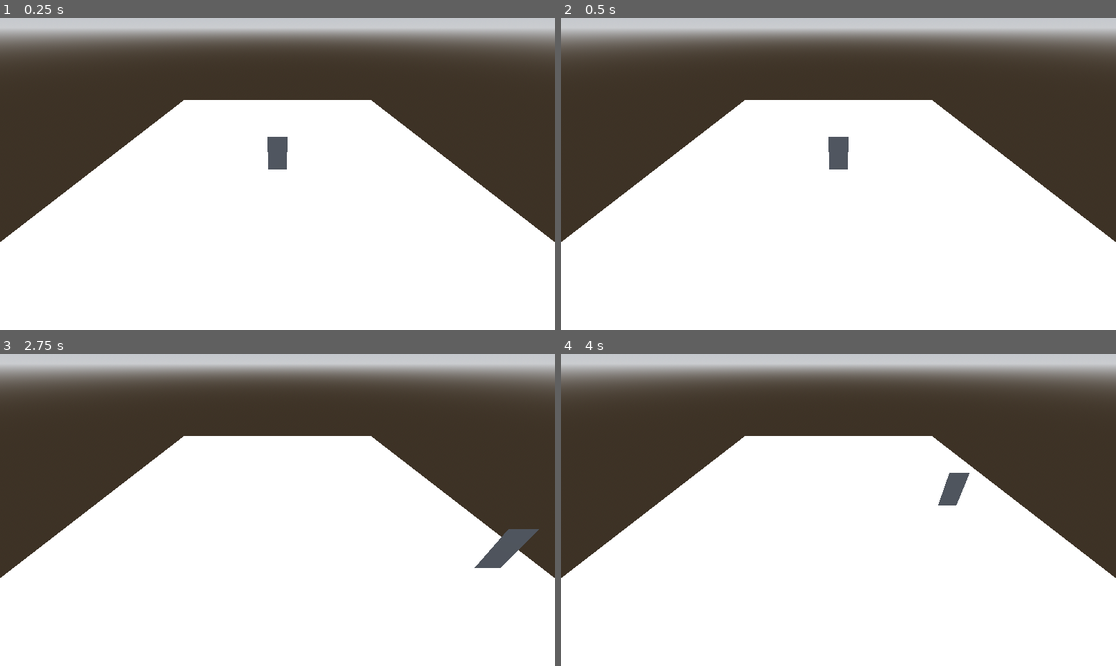
Above: before the commit, frames 1-4 (two rows, left to right).
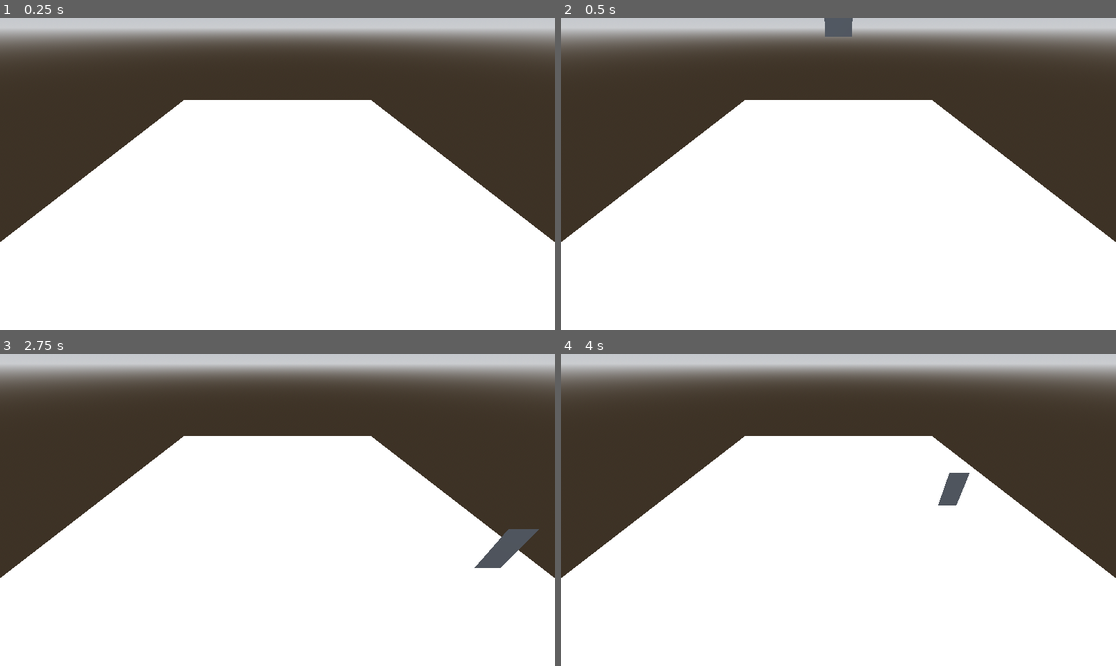
Above: after the commit, the same moments.

Repository: chroma2610/Dial-Up
Game: Godot game, scene res://main.tscn
Two runs of this game, one before a commit and one after it. Both use one fixed random seed, a clock stepped at 60 frames per second and the inputs below.
Inputs:
- Up to frame 1 (0.25 s): no input
- Up to frame 2 (0.5 s): no input
- Up to frame 3 (2.75 s): tap Enter (ui_accept) at 0.5, 0.77, 1.52 s; hold Right (ui_right) 0.53-1.28 s; hold Down (ui_down) 1.28-2.03 s; hold Right (ui_right) from 2.03 s (still down)
- Up to frame 4 (4 s): release Right (ui_right) at 2.78 s; hold Up (ui_up) 2.78-3.53 s; tap Enter (ui_accept) at 3.02, 3.77 s; hold Left (ui_left) from 3.53 s (still down)

The runs differ from the first frame. In frame 1, 0.4% of the frame differs, in the area x 48-52%, y 38-49%; in frame 2, 0.7%, in the area x 47-53%, y 0-49%; in frame 3, less than 0.1%; in frame 4, nothing differs.

Commit message:
Update main.tscn

Diff:
--- a/main.tscn
+++ b/main.tscn
@@ -30,7 +30,7 @@
 size = Vector3(18.027344, 0.19335938, 23.7854)
 
 [node name="player" parent="." unique_id=1321092498 instance=ExtResource("1_ig7tw")]
-transform = Transform3D(1, 0, 0, 0, 1, 0, 0, 0, 1, 0, 0.7455275, 0)
+transform = Transform3D(1, 0, 0, 0, 1, 0, 0, 0, 1, 0, 7.08012, 0)
 
 [node name="Camera3D" type="Camera3D" parent="." unique_id=517250404]
 transform = Transform3D(1, 0, 0, 0, 0.811788, 0.5839522, 0, -0.5839522, 0.811788, 0, 5.347912, 8.223124)
